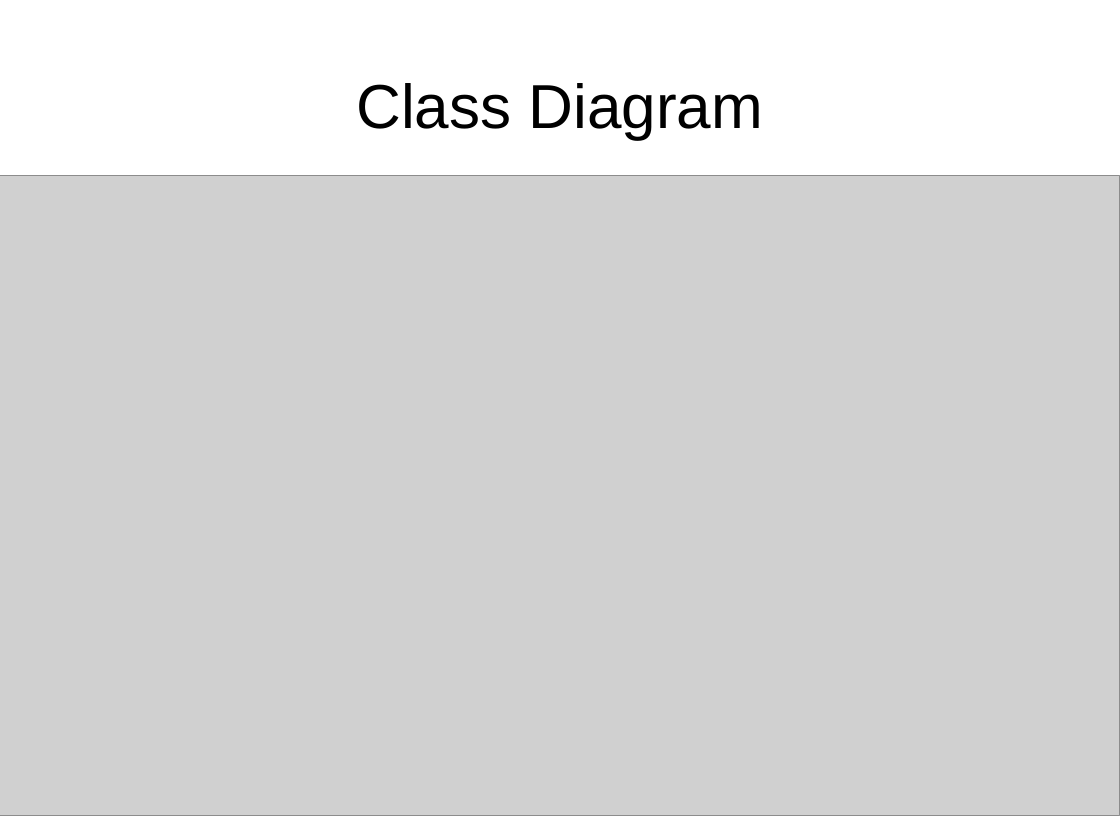
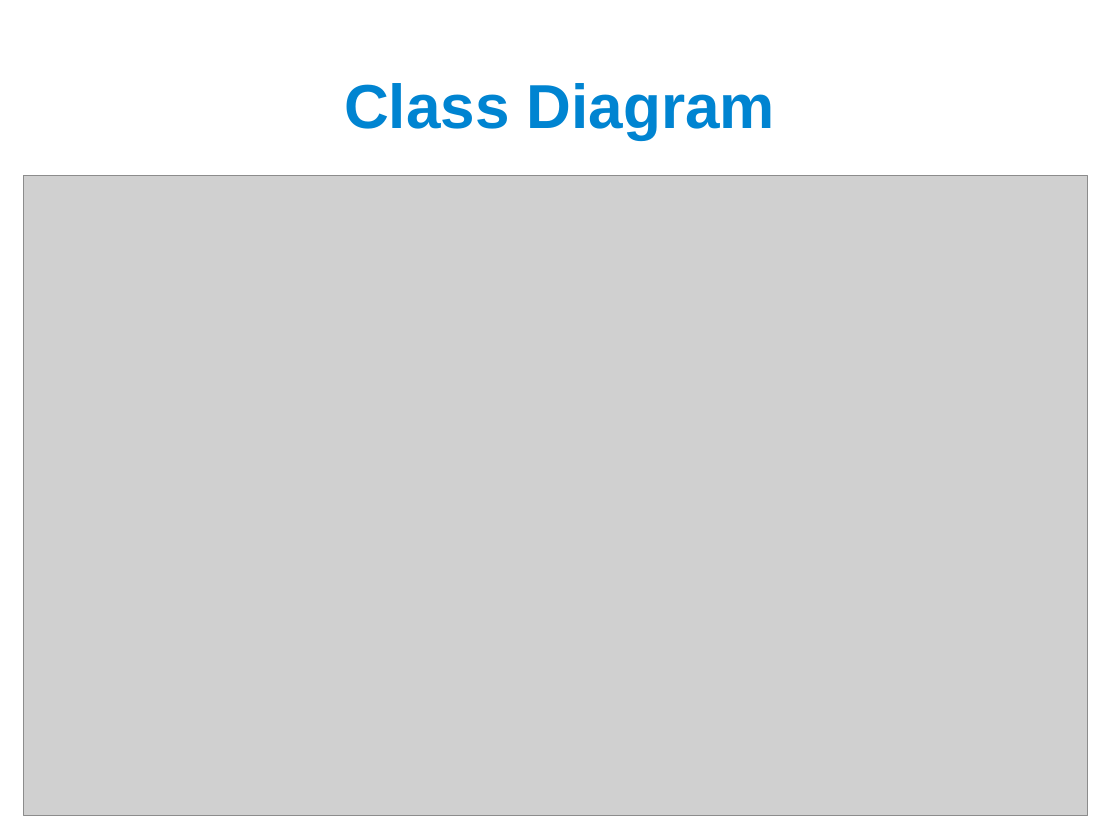
Before and after one commit to nico-mkhatvari/SE2, a slide deck: slide 14 of Presentation.odp. Drawn at 1120x840 pixels with LibreOffice and Linux fonts; fonts in the diff are those of the drawing; grey boxes stand for pictures. Boxes give left, top, right and bottom in pixels: in the first picture for what was removed or moved away, otherwise in the second. Text is boxed around its words. In the diff, an @@ line names an element or a change of style, - is before the commit and + after.

```diff
--- a/Presentation.odp
+++ b/Presentation.odp
@@ title "Class Diagram" at [344,83,775,139]: text colour #000000 to #0084D1, bold on @@
@@ picture: place and size @@
-picture at [0,176,1119,816]
+picture at [24,176,1088,816]
```
Also in this commit, not shown: 12 other slides changed, 6 slides added.
